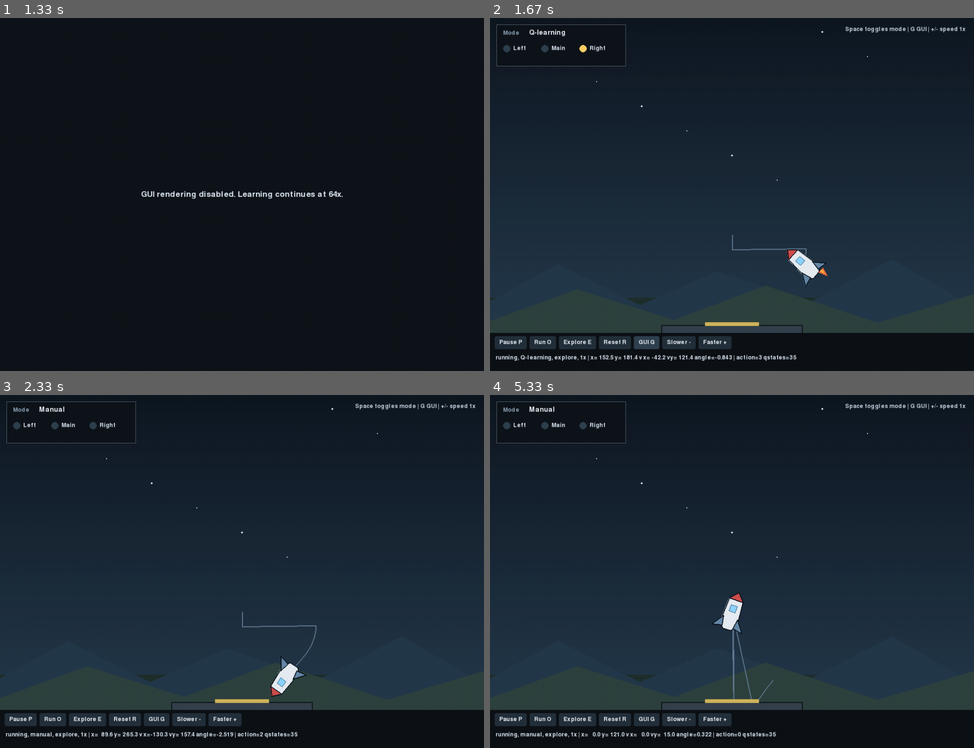
Above: before the commit, frames 1-4 (two rows, left to right).
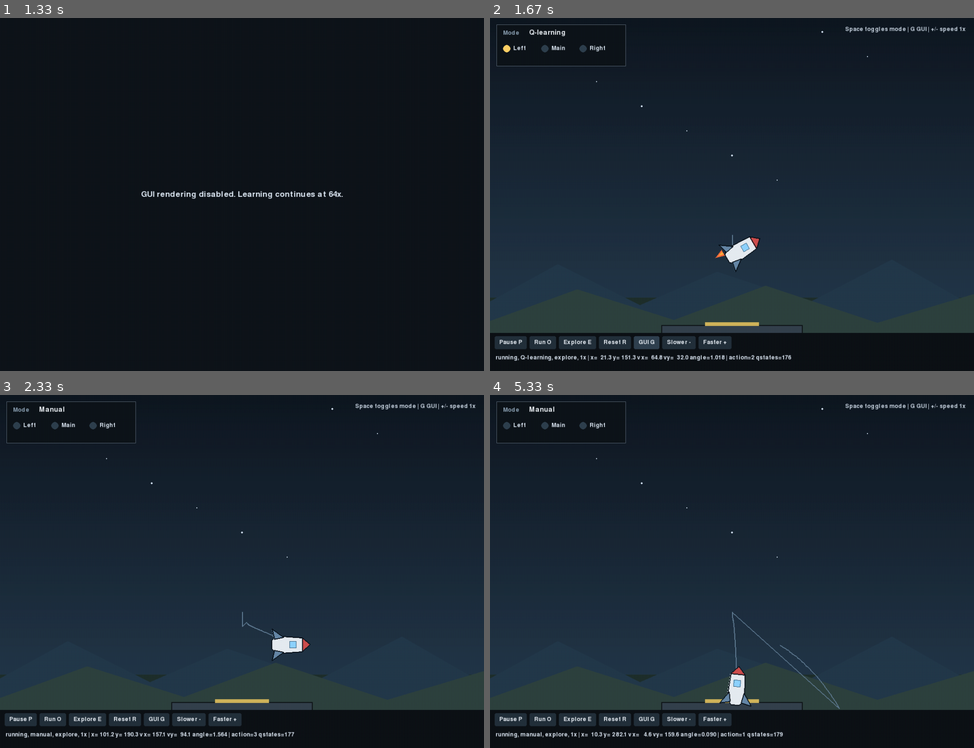
Above: after the commit, the same moments.

Repository: handyman1337/tddc17
Game: pygame game, started from lab5-ReinforcementLearning/excercise/simulator.py
Two runs of this game, one before a commit and one after it. Both use one fixed random seed, a clock stepped at 60 frames per second and the inputs below.
Inputs (mouse positions are in pixels of both pictures, inside the frame that each line leads up to):
- Up to frame 1 (1.33 s): tap Space at 0.33 s; click "GUI G" at 0.72 s; tap Enter at 1 s
- Up to frame 2 (1.67 s): tap G at 1.37 s
- Up to frame 3 (2.33 s): click (251, 451) at 1.92 s; tap Space at 2.27 s
- Up to frame 4 (5.33 s): tap Space at 2.57, 2.77, 3.1, 3.4, 3.6, 3.9, 4.17, 4.5, 4.8, 4.93 s; tap E at 3.18, 4.58 s

Frame 1 is identical in both runs. In frame 2, 1.2% of the frame differs, in the area x 2-70%, y 7-98%; in frame 3, 1.2%; in frame 4, 1.4%, in the area x 20-73%, y 56-98%.

Commit message:
Lab5 code fully done (hovering might need very slight tuning)

Diff:
--- a/lab5-ReinforcementLearning/excercise/qlearning_controller.py
+++ b/lab5-ReinforcementLearning/excercise/qlearning_controller.py
@@ -116,7 +116,7 @@
 
         # Exercise 4: Change these angle functions to the hover functions after
         # the angle controller works.
-        new_state = StateAndReward.get_state_angle(
+        new_state = StateAndReward.get_state_hover(
             self.angle.getValue(),
             self.vx.getValue(),
             self.vy.getValue(),
@@ -137,7 +137,8 @@
         ):
             return
 
-        previous_reward = StateAndReward.get_reward_angle(
+        #CHANGE THIS AS WELL IF WANTING TO GO BACK TO ANGLE STATE ONLY
+        previous_reward = StateAndReward.get_reward_hover(
             self.previous_angle,
             self.previous_vx,
             self.previous_vy,
--- a/lab5-ReinforcementLearning/excercise/state_and_reward.py
+++ b/lab5-ReinforcementLearning/excercise/state_and_reward.py
@@ -35,20 +35,41 @@
         """State discretization function for the full hover controller."""
 
         # Exercise 4a: Build a state from angle, vx, and vy.
+        #TUNE THESE IF NEEDED
+        NR_OF_ANGLE_STATES = 10 #360/10 = 36 deg per discrete angle
+        NR_OF_VX_STATES = 5 #left / kinda still / right
+        NR_OF_VY_STATES = 5 #heavy up / up / kinda still / down / heavy down
+        MAX_ANGLE = math.pi #We use radians since simulator printed radians
+        MAX_VX = 35.0
+        MAX_VY = 35.0
 
-        state = "hover-state-not-implemented"
+        angle_bin = StateAndReward.discretize2(
+            angle, NR_OF_ANGLE_STATES, -MAX_ANGLE, MAX_ANGLE)
+
+        #discretize() used instead of discretize2() here because we want under-/overflow bins for velocity
+        vx_bin = StateAndReward.discretize(
+            vx, NR_OF_VX_STATES, -MAX_VX, MAX_VX)
+
+        vy_bin = StateAndReward.discretize(
+            vy, NR_OF_VY_STATES, -MAX_VY, MAX_VY)
+
+        state = (angle_bin, vx_bin, vy_bin)
 
         return state
 
     @staticmethod
     def get_reward_hover(angle, vx, vy):
         """Reward function for the full hover controller."""
+        #SET THESE TO THE SAME AS THE ABOVE METHOD
+        MAX_VX = 35.0
+        MAX_VY = 35.0
 
         # Exercise 4b: Return a reward for hovering.
+        reward_ang = 1 - abs(angle) / math.pi
+        reward_vx = max(0.0, 1 - abs(vx) / MAX_VX)
+        reward_vy = max(0.0, 1 - abs(vy) / MAX_VY)
 
-        reward = 0
-
-        return reward
+        return (reward_ang + reward_vx + reward_vy)
 
     @staticmethod
     def discretize(value, nr_values, min_value, max_value):
